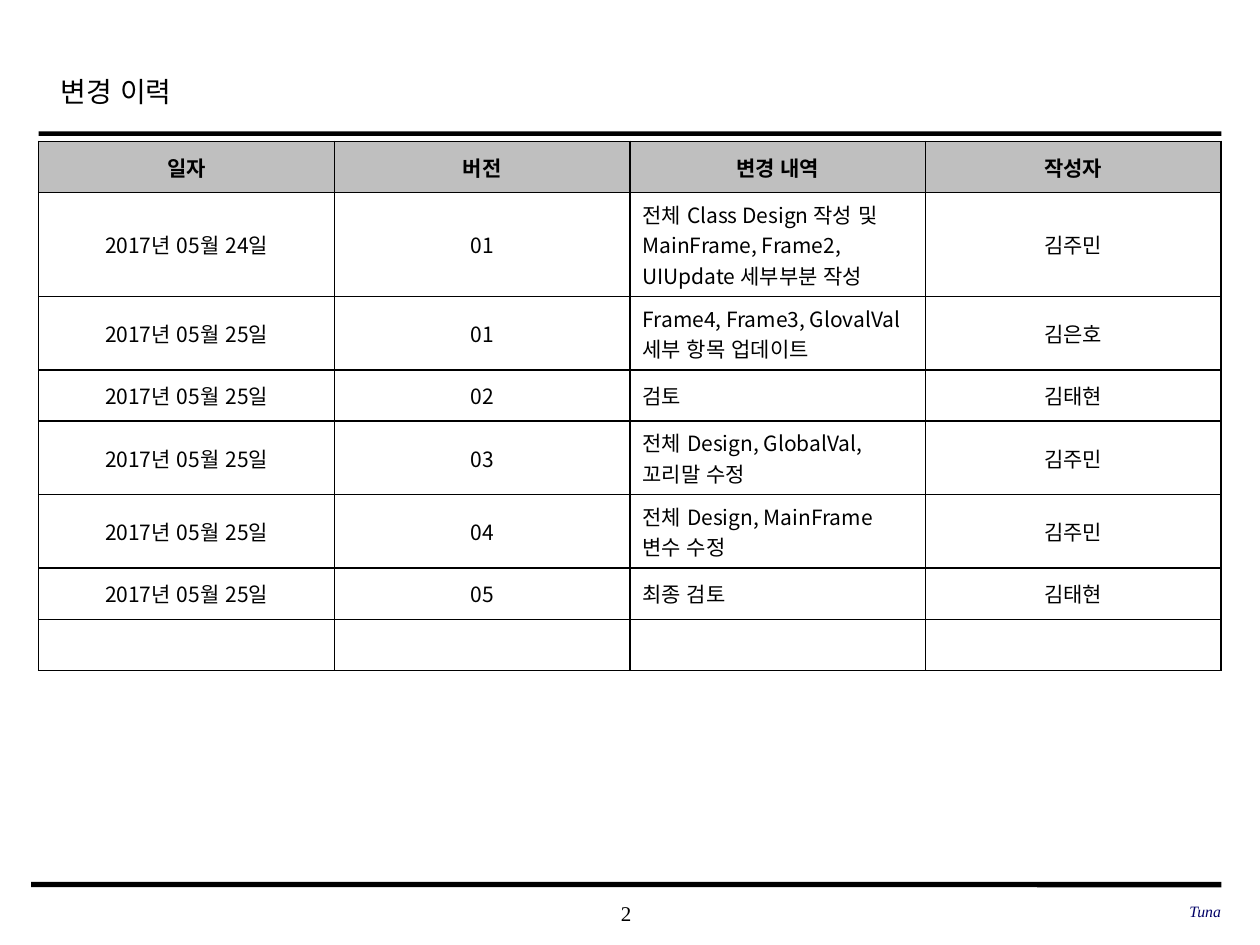
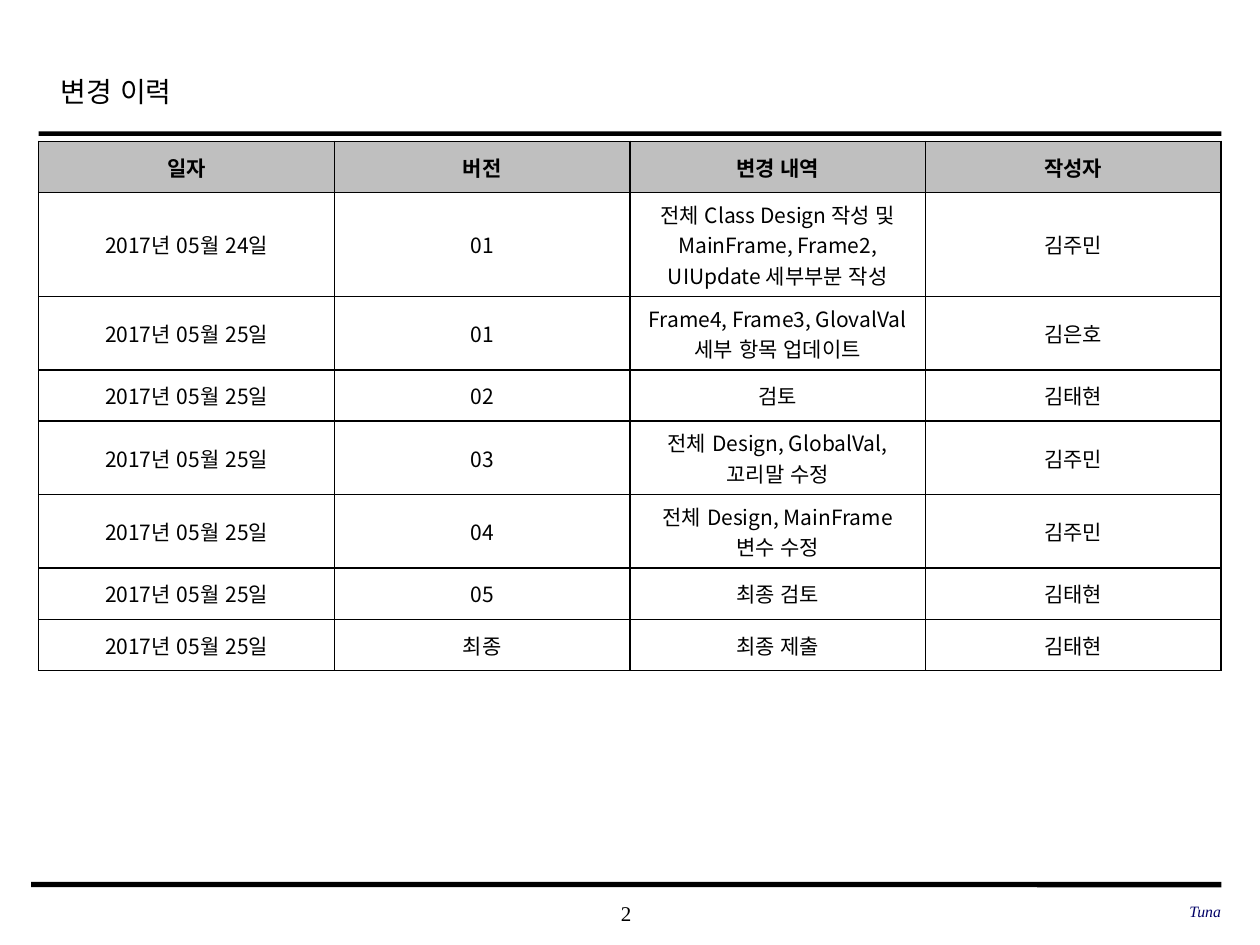
Before and after one commit to SE-admin/SE2017_4_tuna, a slide deck: slide 2 of doc/3_ 설계서/Class Design.pptx. Drawn at 1260x945 pixels with LibreOffice and Linux fonts; fonts in the diff are those of the drawing; background and template pictures are left out. Boxes give left, top, right and bottom in pixels: in the first picture for what was removed or moved away, otherwise in the second. Text is boxed around its words. In the diff, an @@ line names an element or a change of style, - is before the commit and + after.

Commit message:
doc/3_ 설계서/Class Design.pptx Class Design_4_tuna_김태현_20170525_최종 최종 제출

```diff
--- a/doc/3_ 설계서/Class Design.pptx
+++ b/doc/3_ 설계서/Class Design.pptx
@@ table at (39, 141, 1223, 660) @@
-row 8:  |  |  | 
+row 8: 2017년 05월 25일 | 최종 | 최종 제출 | 김태현
@@ alignment left to centre @@
```
Also in this commit, not shown: 7 other slides changed.
